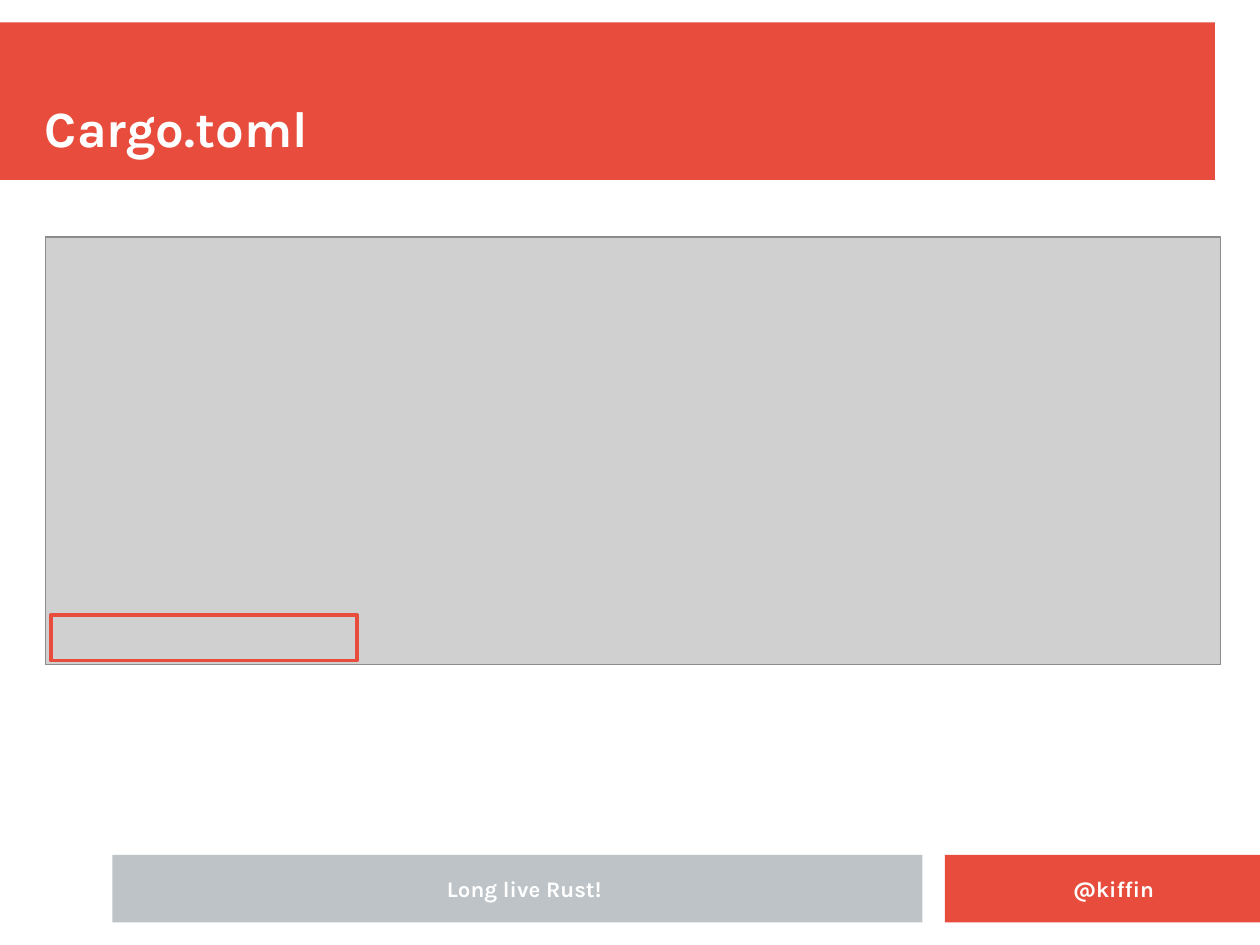
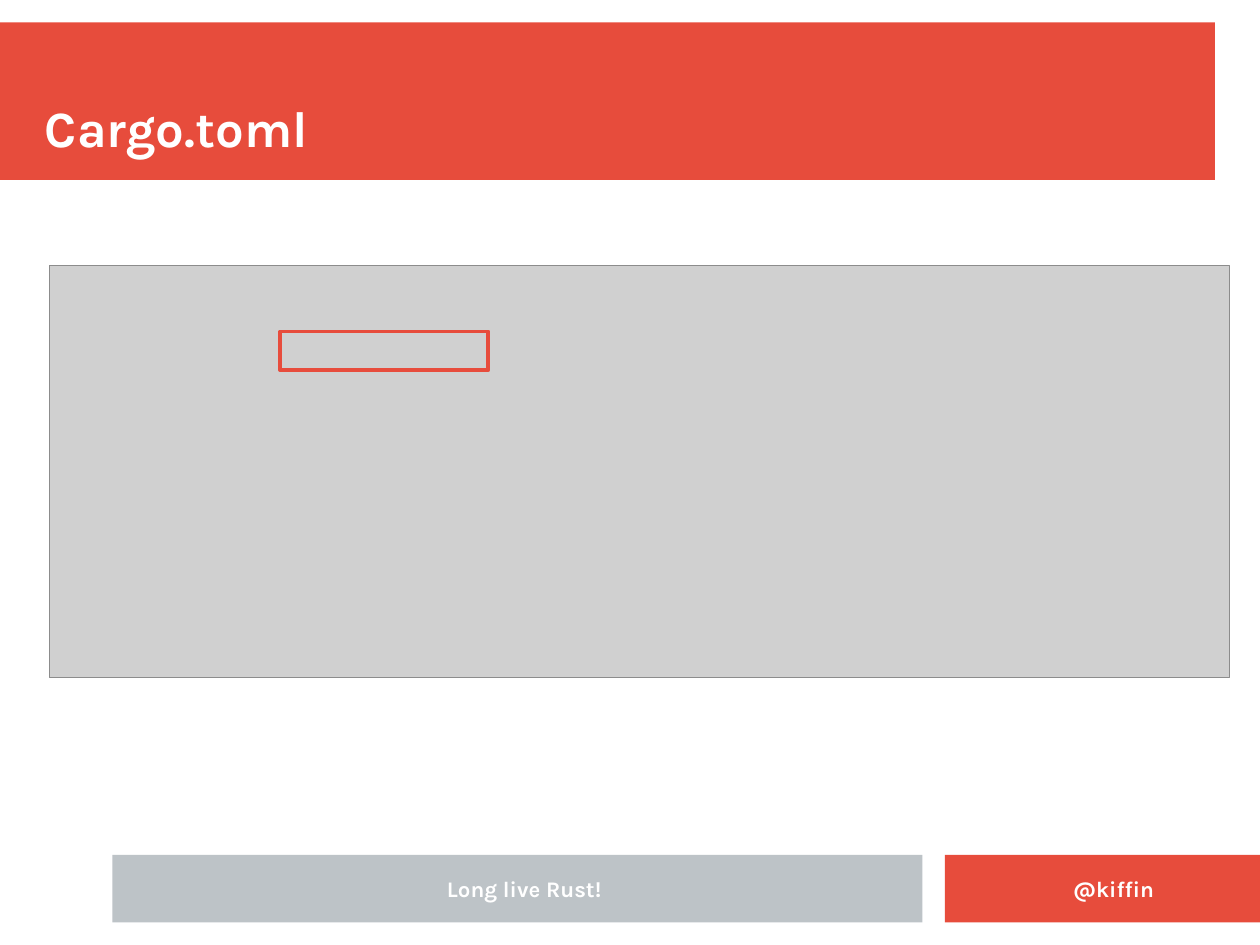
Before and after one commit to kgish/rust-node-addon-template, a slide deck: slide 12 of documents/Embedding-Rust-in-NodeJS-applications.odp. Drawn at 1260x945 pixels with LibreOffice and Linux fonts; fonts in the diff are those of the drawing; grey boxes stand for pictures; background and template pictures are left out. Boxes give left, top, right and bottom in pixels: in the first picture for what was removed or moved away, otherwise in the second. Text is boxed around its words. In the diff, an @@ line names an element or a change of style, - is before the commit and + after.

```diff
--- a/documents/Embedding-Rust-in-NodeJS-applications.odp
+++ b/documents/Embedding-Rust-in-NodeJS-applications.odp
@@ picture: place and size @@
-picture at box(46, 237, 1221, 664)
+picture at box(49, 265, 1229, 678)
@@ rectangle added at box(280, 332, 488, 370), outline #E74C3C 2.3 pt @@
@@ rectangle removed at box(50, 615, 357, 661) @@
```
Also in this commit, not shown: 6 other slides changed, 1 other file.
